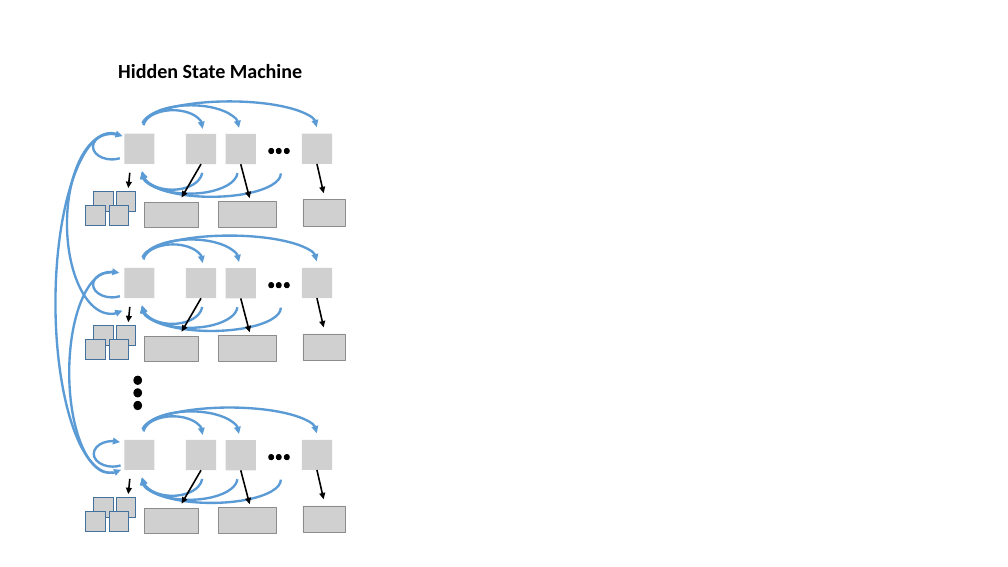
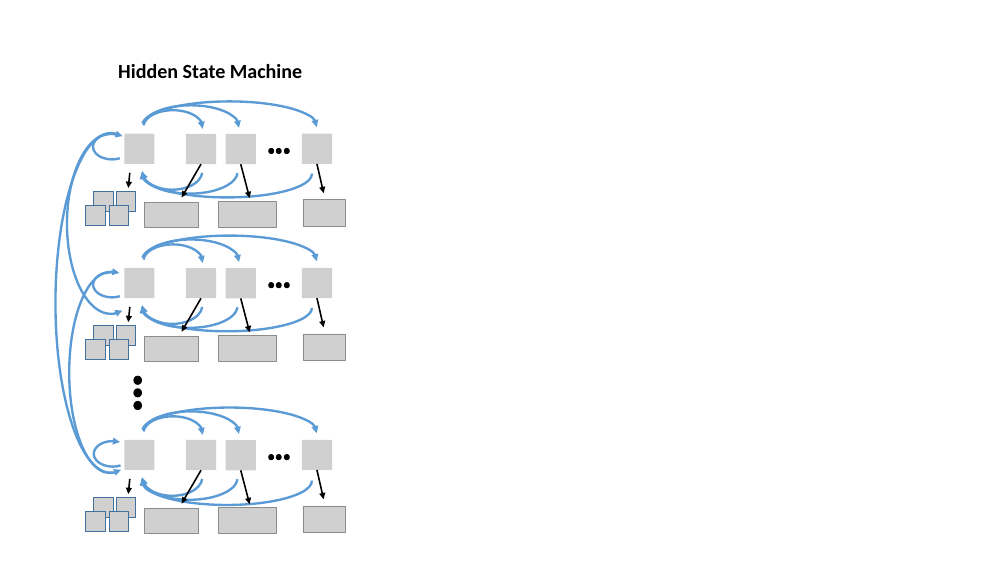
Before and after one commit to David-Taub/HOP-HMM, a slide deck: slide 8 of Help/Figures.pptx. Drawn at 1008x567 pixels with LibreOffice and Linux fonts; fonts in the diff are those of the drawing; grey boxes stand for pictures. Boxes give left, top, right and bottom in pixels: in the first picture for what was removed or moved away, otherwise in the second. Text is boxed around its words. In the diff, an @@ line names an element or a change of style, - is before the commit and + after.

```diff
--- a/Help/Figures.pptx
+++ b/Help/Figures.pptx
@@ arc (boxed as its full ellipse): place and size @@
-arc (boxed as its full ellipse) at bbox=[142, 150, 281, 197]
+arc (boxed as its full ellipse) at bbox=[142, 150, 312, 197]
@@ arc (boxed as its full ellipse): place and size @@
-arc (boxed as its full ellipse) at bbox=[142, 285, 281, 331]
+arc (boxed as its full ellipse) at bbox=[142, 285, 312, 332]
@@ arc (boxed as its full ellipse): place and size @@
-arc (boxed as its full ellipse) at bbox=[142, 457, 281, 503]
+arc (boxed as its full ellipse) at bbox=[142, 457, 312, 505]
```
Also in this commit, not shown: 1 slide removed, 1 other file.
